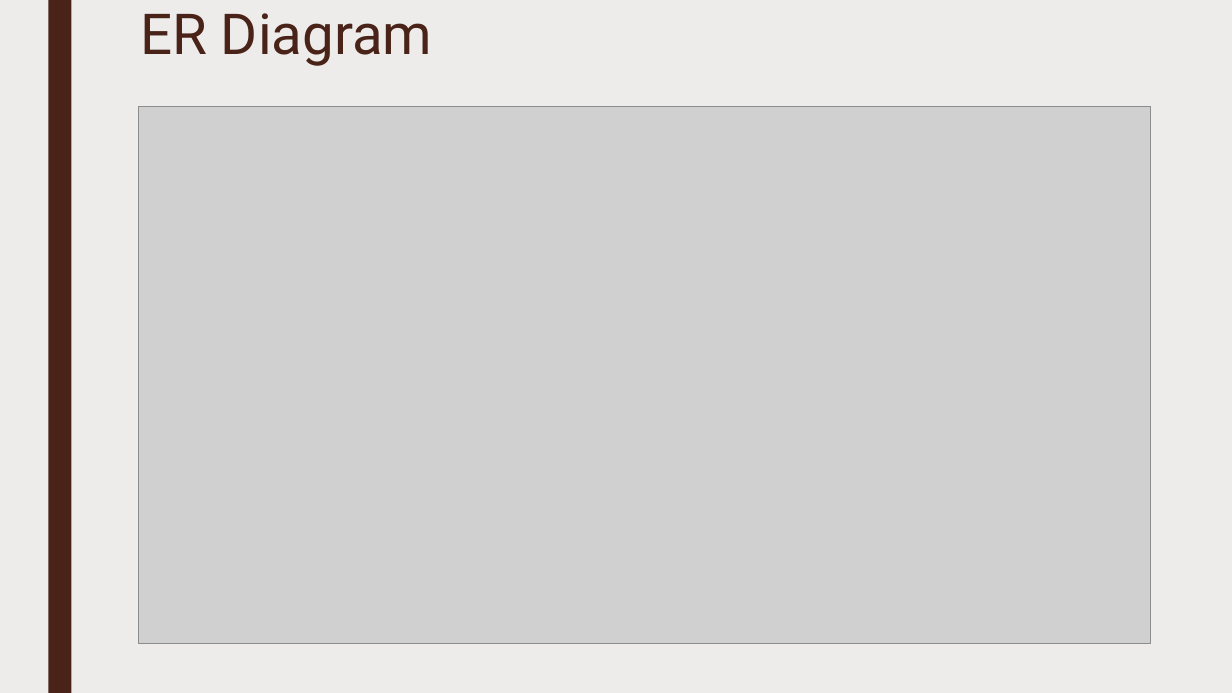
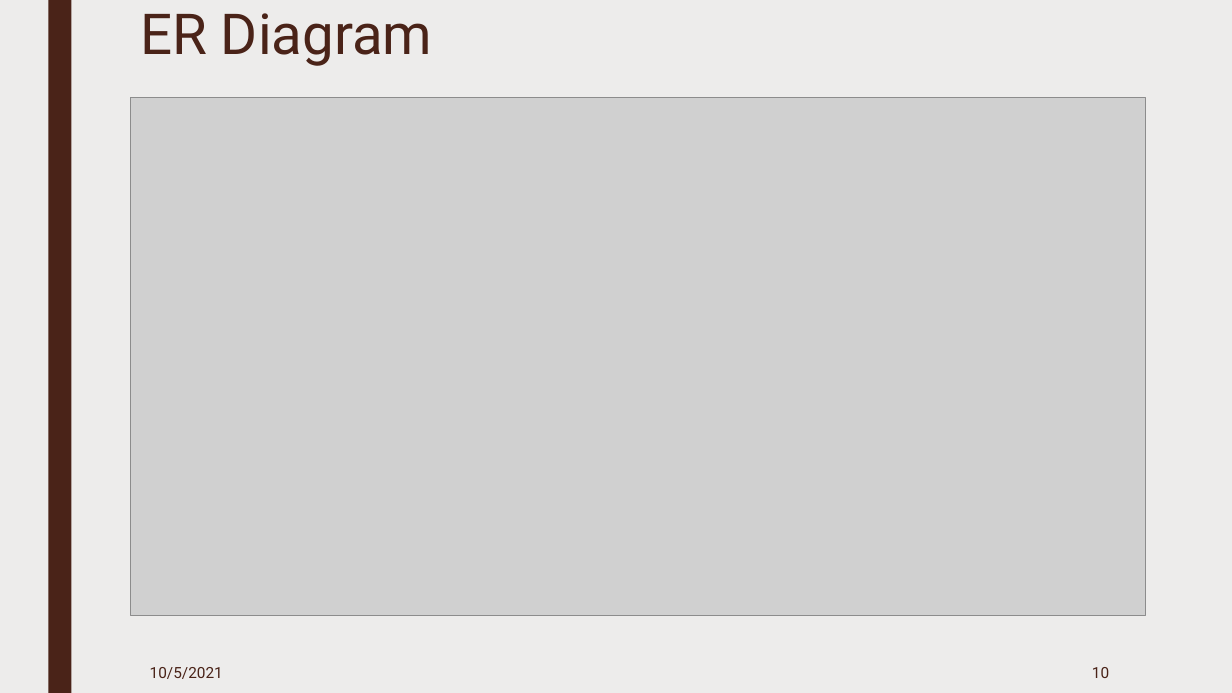
Before and after one commit to Aayushbasnet/New-Age-Shopping-New, a slide deck: slide 10 of Presentation on New Age Shopping.pptx (slide 12 before the commit). Drawn at 1232x693 pixels with LibreOffice and Linux fonts; fonts in the diff are those of the drawing; grey boxes stand for pictures. Boxes give left, top, right and bottom in pixels: in the first picture for what was removed or moved away, otherwise in the second. Text is boxed around its words. In the diff, an @@ line names an element or a change of style, - is before the commit and + after.

```diff
--- a/Presentation on New Age Shopping.pptx
+++ b/Presentation on New Age Shopping.pptx
@@ picture: place and size @@
-picture at <box>139,106,1151,643</box>
+picture at <box>131,98,1146,616</box>
@@ text added at <box>150,667,223,679</box>, 12 pt, text #4A2318 @@
+10/5/2021
@@ page number added at <box>1092,667,1109,678</box>, 12 pt, text #4A2318 @@
+10
```
Also in this commit, not shown: 11 other slides changed, 2 slides added, 3 slides removed, 48 other files.
